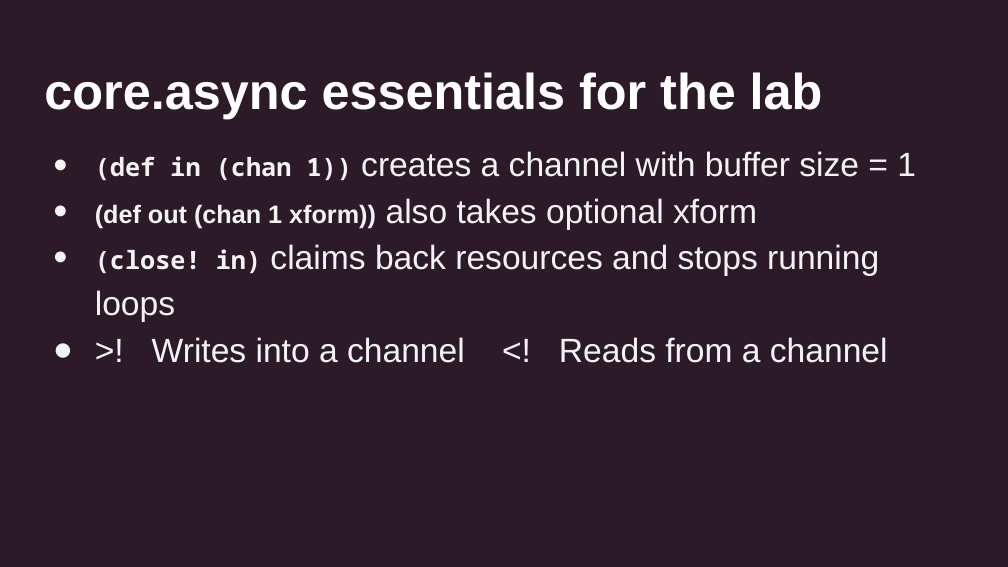
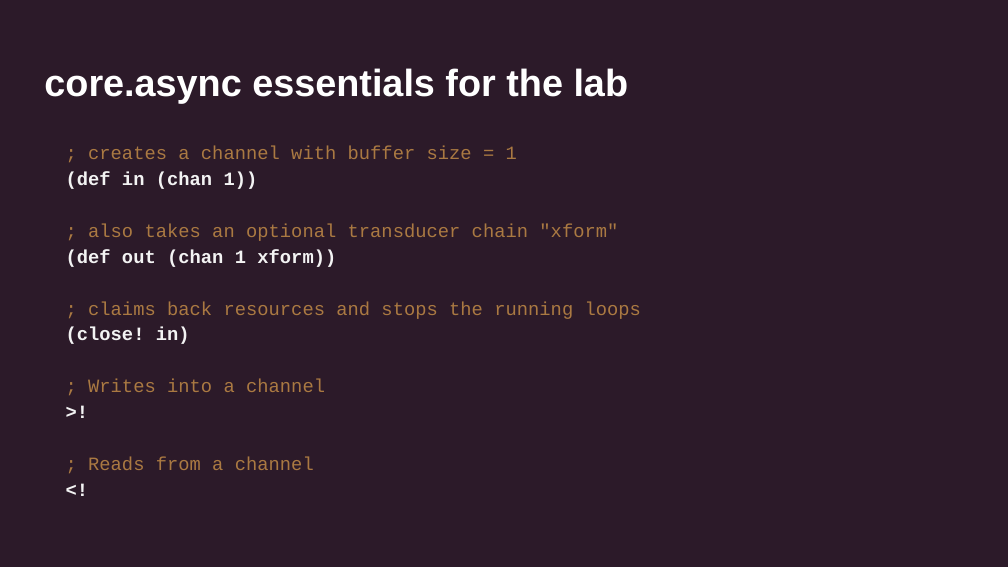
Before and after one commit to uswitch/transducers-workshop, a slide deck: slide 4 of slides/03-xducers-async.pptx. Drawn at 1008x567 pixels with LibreOffice and Linux fonts; fonts in the diff are those of the drawing. Boxes give left, top, right and bottom in pixels: in the first picture for what was removed or moved away, otherwise in the second. Text is boxed around its words. In the diff, an @@ line names an element or a change of style, - is before the commit and + after.

Commit message:
Export into other formats

```diff
--- a/slides/03-xducers-async.pptx
+++ b/slides/03-xducers-async.pptx
@@ title "core.async essentials for the lab" at (44,68,629,104): size 36 to 27 pt @@
@@ text at (66,146,641,470): text changed; size 24 to 13.4 pt; font Arial to Courier New; text colour #F3F3F3 to #AA7942 @@
-● (def in (chan 1)) creates a channel with buffer size = 1
-● (def out (chan 1 xform)) also takes optional xform
-● (close! in) claims back resources and stops running loops
-● >! Writes into a channel <! Reads from a channel
+  ; creates a channel with buffer size = 1
+  (def in (chan 1))
+  ; also takes an optional transducer chain "xform"
+  (def out (chan 1 xform))
+  ; claims back resources and stops the running loops
+  (close! in)
+  ; Writes into a channel
+  >!
+  ; Reads from a channel
+  <!
```
Also in this commit, not shown: 6 other slides changed, 8 other files.
